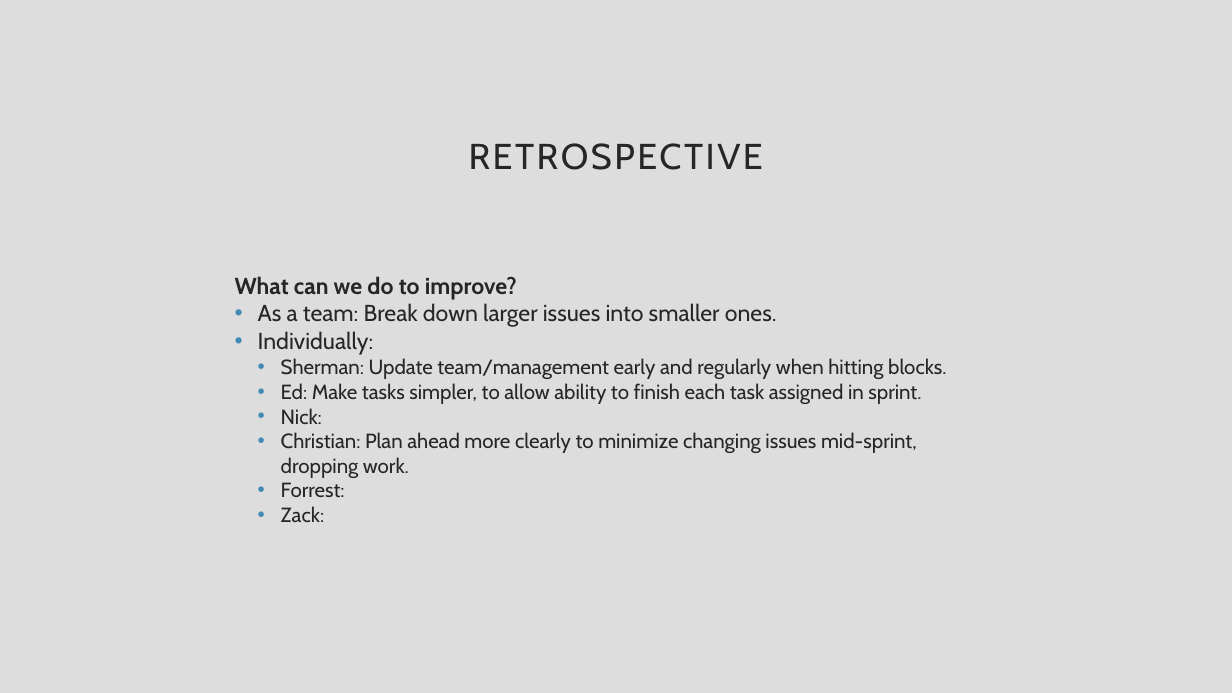
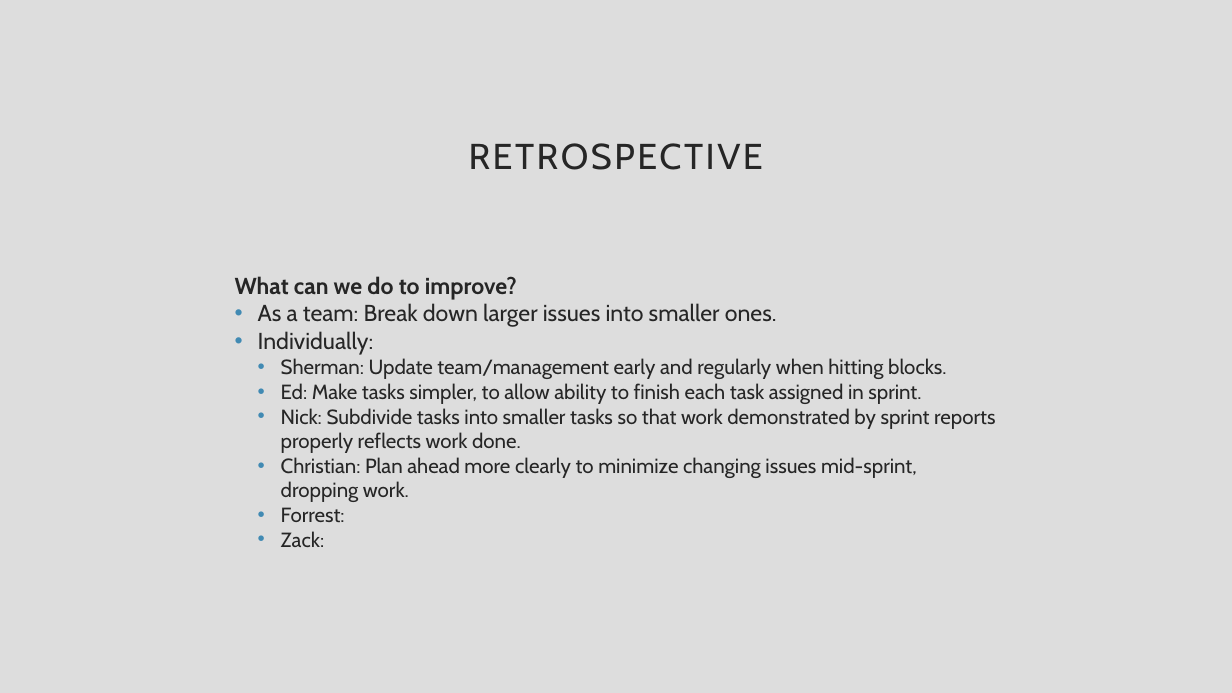
Before and after one commit to CiderCS3398/CS3398-Cider-S2017, a slide deck: slide 4 of Presentations/Sprint 2 Review.pptx. Drawn at 1232x693 pixels with LibreOffice and Linux fonts; fonts in the diff are those of the drawing. Boxes give left, top, right and bottom in pixels: in the first picture for what was removed or moved away, otherwise in the second. Text is boxed around its words. In the diff, an @@ line names an element or a change of style, - is before the commit and + after.

Commit message:
Nick's addition

```diff
--- a/Presentations/Sprint 2 Review.pptx
+++ b/Presentations/Sprint 2 Review.pptx
@@ text at [281,408,995,453]: text changed @@
-  • Nick:
+  • Nick: Subdivide tasks into smaller tasks so that work demonstrated by sprint reports properly reflects work done.
```
